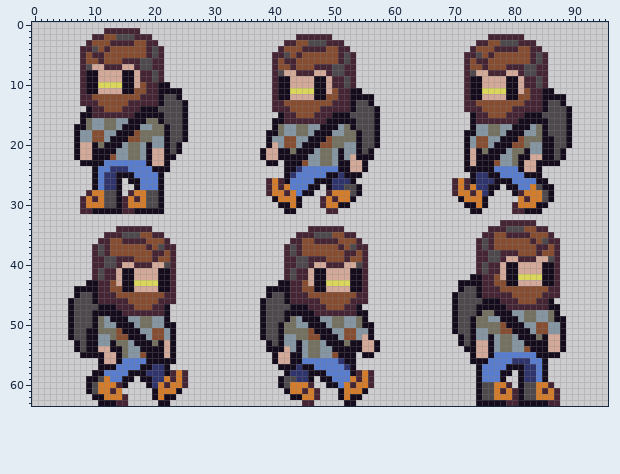
A sprite sheet gets an edit: assets/hairv2-sheet.png. Above, as it was before the edit.
The file is 96x64 pixels.
Now the later version:
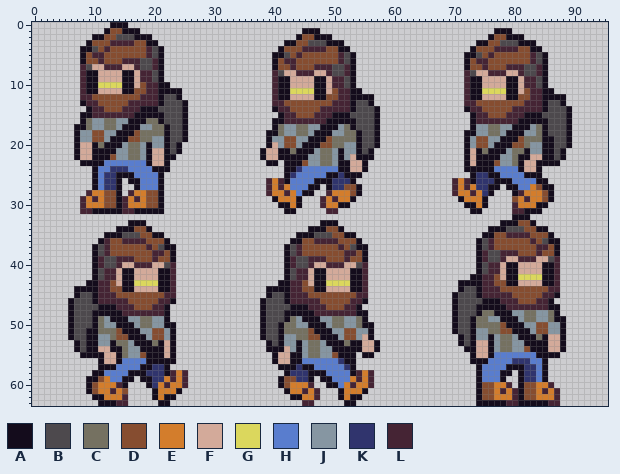
Palette (. is transparent): A #140c1c  B #4d494d  C #757161  D #864d30  E #d37d2c  F #d3aa9a  G #dbd75d  H #597dce  J #8696a2  K #30346d  L #452434
The exact change:
Changed rows in their new state; - is an unchanged pixel.
first column x 8:
 0 -----AAA----------------------------------------------------------------------
 1 ----ADDAAA---------------------------AAA-----------------------------AAA------
 2 --AA-----AAA------------------------ADDAAA--------------------------ADDAAA----
 3 -A---------AA---------------------AA-----AAA----------------------AA-----AAA--
 4 AA-----------A-------------------A---------AA--------------------A---------AA-
 5 A------------A------------------AA-----------A------------------AA-----------A
 6 A------------A------------------A------------A------------------A------------A
 7 -------------A------------------A------------A------------------A------------A
 8 -------------A-------------------------------A-------------------------------A
 9 -------------A-------------------------------A-------------------------------A
10 ---------------------------------------------A-------------------------------A
13 A-----------------------------------------------------------------------------
14 --------------------------------A-------------------------------A-------------
first column x 10:
27 ------------------------------------------DD------------------------------D---
28 --DD-----DD--------------------------------D-------------------------------D--
29 --DD-----DD-----------------------------------------------------------D----D--
30 --DD-----DD-------------------------------------------------------------------
32 ----------------------------------------------------------------------AAA-----
33 ------AAA-----------------------------AAA---------------------------AAADDA----
34 ----AAADDA--------------------------AAADDA------------------------AAA-----AA--
35 --AAA-----AA----------------------AAA-----AA---------------------AA---------A-
36 -A----------A--------------------AA---------A-------------------A-----------AA
37 A-----------AA------------------A-----------AA------------------A------------A
38 A------------A------------------A------------A------------------A------------A
39 A------------A------------------A------------A------------------A-------------
40 A-------------------------------A-------------------------------A-------------
41 A-------------------------------A-------------------------------A-------------
42 A-------------------------------A---------------------------------------------
45 -----------------------------------------------------------------------------A
46 -------------A-------------------------------A--------------------------------
first column x 10:
59 -D------------------------------DD----------------------------------------
60 D-------------------------------D--------------------------------DD-----DD
61 D----D-----------------------------------------------------------DD-----DD
62 -----------------------------------------------------------------DD-----DD
